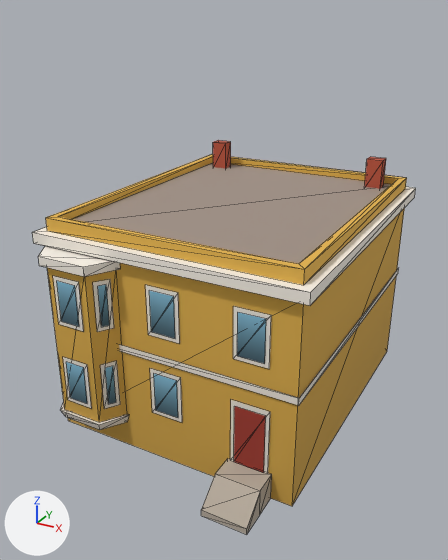
The glTF model newcity/art/kit/beacon_n14_far.glb as it was, and as the next commit left it.
Camera for both pictures: a 50 mm camera at (10.9, -21.5, 15.6) aimed at (0.0, -1.7, 5.7). The lights are fixed; the arrows at lower left show +X, +Y and +Z. The older version comes first. Mesh edges are drawn as thin lines. Vertices at exactly the same position are counted once.

In view in the first picture: 'beacon_n14_far'.
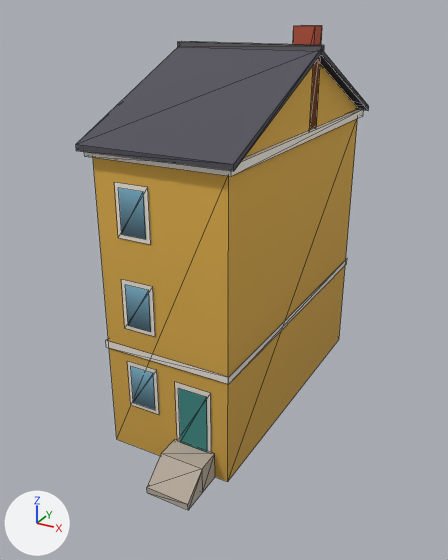
What differs and where, as boxes [x1, y1, x2, y2] in the pictures (448 x 560 px; the box of a moved part takes in the faces that stretch with it):
'beacon_n14_far', reshaped (24% narrower, 23% taller): before [32, 140, 416, 535]; after [76, 25, 369, 510]
part 1 of me_beacon_n14_far, moved or reshaped: before [299, 268, 399, 405]; after [229, 259, 347, 384]
part 2 of me_beacon_n14_far, moved or reshaped: before [150, 368, 182, 422]; after [127, 361, 159, 414]
part 3 of me_beacon_n14_far, moved or reshaped: before [154, 374, 178, 418]; after [131, 366, 155, 410]
part 4 of me_beacon_n14_far, added: after [147, 439, 215, 510]
part 5 of me_beacon_n14_far, moved or reshaped: before [230, 400, 270, 474]; after [175, 382, 211, 453]
part 6 of me_beacon_n14_far, moved or reshaped: before [234, 406, 265, 473]; after [178, 388, 207, 452]
part 7 of me_beacon_n14_far, moved or reshaped: before [145, 285, 180, 344]; after [121, 279, 155, 337]
part 8 of me_beacon_n14_far, moved or reshaped: before [149, 291, 175, 338]; after [125, 285, 151, 332]
part 9 of me_beacon_n14_far, moved or reshaped: before [32, 187, 416, 306]; after [84, 108, 364, 176]
part 10 of me_beacon_n14_far, moved or reshaped: before [364, 157, 386, 189]; after [178, 41, 324, 51]
part 11 of me_beacon_n14_far, moved or reshaped: before [213, 140, 231, 169]; after [293, 25, 322, 129]
part 12 of me_beacon_n14_far, rebuilt: before [119, 344, 299, 405]; after [106, 341, 229, 384]
part 13 of me_beacon_n14_far, deleted: before [38, 154, 407, 430]
part 14 of me_beacon_n14_far, reshaped: before [68, 209, 404, 535]; after [76, 46, 369, 482]

The change, as a diff of the scene's bpy script:
```diff
--- a/newcity/art/kit/beacon_n14_far.glb.py
+++ b/newcity/art/kit/beacon_n14_far.glb.py
@@ me_beacon_n14_far @@
 # used by ob_beacon_n14_far; location = (0.0, 0.0, 0.0)
-me_beacon_n14_far.from_pydata(...)  # 176 vertices, 154 faces; spans x -5.32..5.32, y -7.86..6.32, z 0.0..9.69
+me_beacon_n14_far.from_pydata(...)  # 112 vertices, 108 faces; spans x -2.9..2.9, y -7.86..6.35, z 0.0..15.05
+# me_beacon_n14_far part 1: the loose piece of 4 vertices spanning x 5.06, y -6.06..6.06, z 4.19..4.47 is moved by (-2.5, 0.0, 0.0)
+# me_beacon_n14_far part 2: the loose piece of 4 vertices spanning x -0.65..0.65, y -6.04, z 1.95..3.85 is moved by (-1.0, 0.0, 0.0)
+# me_beacon_n14_far part 3: the loose piece of 4 vertices spanning x -0.49..0.49, y -6.06, z 2.11..3.69 is moved by (-1.0, 0.0, 0.0)
+# me_beacon_n14_far part 4: the loose piece of 12 vertices spanning x 2.5..4.2, y -7.86..-6.0, z 0.0..1.05 is copied, and the copy is moved by (-2.22, 0.0, 0.0); it spans x 0.28..1.98, y -7.86..-6.0, z 0.0..1.05
+# me_beacon_n14_far part 5: the loose piece of 4 vertices spanning x 2.62..4.07, y -6.04, z 1.05..3.6 is moved by (-2.22, 0.0, 0.0)
+# me_beacon_n14_far part 6: the loose piece of 4 vertices spanning x 2.78..3.92, y -6.06, z 1.05..3.4 is moved by (-2.22, 0.0, 0.0)
+# me_beacon_n14_far part 7: the loose piece of 4 vertices spanning x -0.65..0.65, y -6.04, z 5.2..7.1 is moved by (-1.0, 0.0, 0.0)
+# me_beacon_n14_far part 8: the loose piece of 4 vertices spanning x -0.49..0.49, y -6.06, z 5.36..6.94 is moved by (-1.0, 0.0, 0.0)
+# me_beacon_n14_far part 9: the loose piece of 8 vertices spanning x -5.32..5.32, y -6.32..6.32, z 7.85..8.27 is scaled about its middle by (0.504, 0.978, 0.714), then moved by (0.0, 0.0, 3.34)
+# me_beacon_n14_far part 10: the loose piece of 8 vertices spanning x 3.45..4.15, y 4.7..5.2, z 8.39..9.69 is scaled about its middle by (8.29, 0.56, 0.138), then moved by (-3.8, -4.95, 5.32)
+# me_beacon_n14_far part 11: the loose piece of 8 vertices spanning x -4.15..-3.45, y 4.7..5.2, z 8.39..9.69 is scaled about its middle by (1.14, 1.4, 2.92), then moved by (5.9, -4.4, 4.11)
+# me_beacon_n14_far part 12: the loose piece of 4 vertices spanning x -5.06..5.06, y -6.06, z 4.19..4.47 is rebuilt with 4 vertices and now spans x -2.56..2.56, y -6.06, z 4.19..4.47
+# me_beacon_n14_far part 13: 18 loose pieces with 96 vertices, spanning x -5.0..4.95, y -7.1..5.95, z 1.05..8.77, are deleted
+# me_beacon_n14_far part 14
+# 19 vertices are removed from x -5.0..5.0, y -7.86..6.0, z 0.0..7.85
+# 24 faces are deleted
+# 25 vertices are added at x -2.85..2.85, y -6.35..6.35, z 0.0..14.2
+# 8 new vertices lie (0.0, 12.0, 0.0) away from vertices in x -2.5..2.5, y -6.0, z 0.0..11.55
+# 6 new vertices lie (0.0, 0.0, 0.2) away from vertices in x -2.85..2.85, y -6.35..6.35, z 11.45..14.15
+# 44 new faces join them
+# other edits to the shape of me_beacon_n14_far do not show in these pictures
 me_beacon_n14_far.materials.append(mat_kit_atlas)
```
